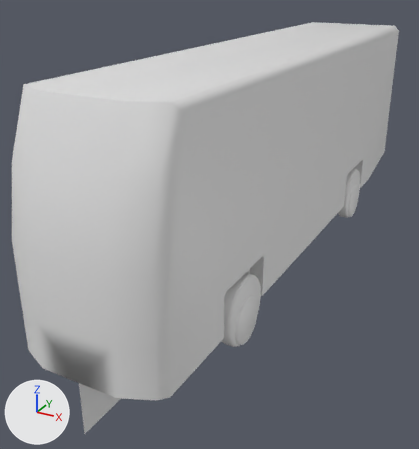
Two versions of the OBJ model Assets/Action/cars/bus1.obj, one commit apart.
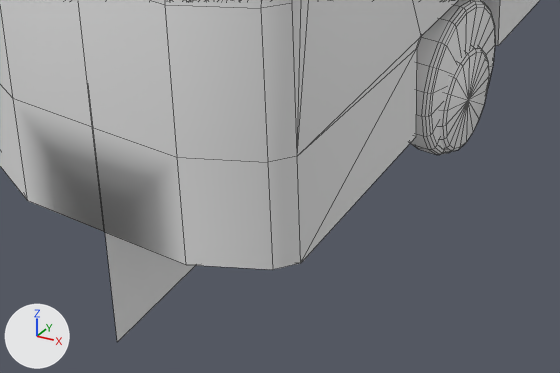
Each version appears first whole from a 50 mm lens placed at (4.61, -10.33, 5.62), pointed at (-0.73, -0.62, 0.77), and next in a close-up on the part from 7% to 69% of the width and 61% to 100% of the height. The lights are fixed; the arrows at lower left show +X, +Y and +Z. The close-ups show mesh edges as thin lines. Where no turn or scale is listed for an object, it has been applied to the vertices. Vertices at the same position are counted once.

The scene before the commit, as lines of its bpy script (objects in view):
```python
me_bus1 = bpy.data.meshes.new('bus1')
me_bus1.from_pydata(...)  # 1442 vertices, 1623 faces; spans x -1.31..1.31, y -5.63..6.36, z -0.4..4.27
ob_bus1 = bpy.data.objects.new('bus1', me_bus1)
ob_bus1.location = (0.0, 0.0, 0.0)
```
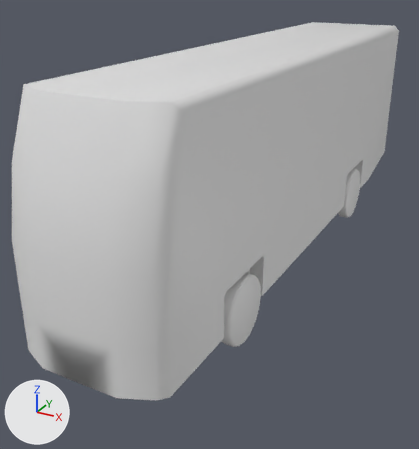
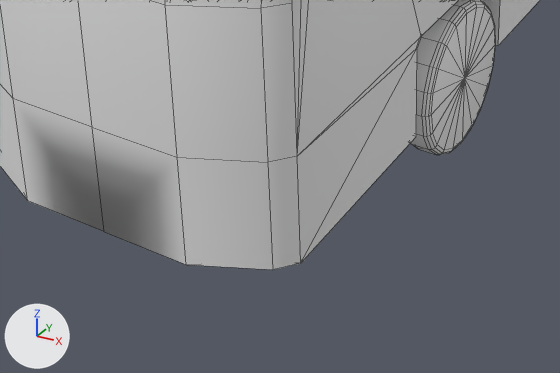
What differs and where, as boxes (x1, y1, x2, y2) in the close-ups (560 x 373 px):
'bus1', reshaped
    before: (0, 0, 540, 342)
    after: (0, 0, 540, 270)
part 1 of me_bus1, deleted
    before: (105, 232, 196, 342)
part 2 of me_bus1, deleted
    before: (440, 46, 489, 152)

The change, as a list of edits to the scene's bpy script:
```text
Change me_bus1:
    used by ob_bus1; location = (0.0, 0.0, 0.0)
    remove me_bus1.from_pydata(...)  # 1442 vertices, 1623 faces; spans x -1.31..1.31, y -5.63..6.36, z -0.4..4.27
    add me_bus1.from_pydata(...)  # 790 vertices, 902 faces; spans x -1.27..1.27, y -5.63..6.36, z 0.0..4.27
    me_bus1 part 1: the loose piece of 4 vertices spanning x 0.0, y -5.62..-3.04, z -0.4..1.6 is deleted
    me_bus1 part 2: 162 vertices removed from x 1.03..1.31, y -3.46..-2.62, z 0.0..0.85
```
